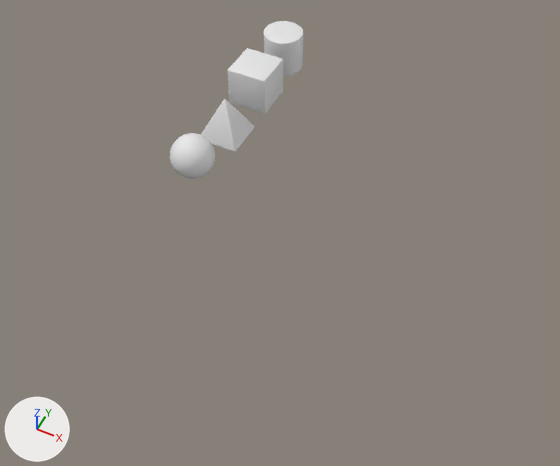
A saved change to the Blender file resources/Figures.blend.
One viewpoint serves both versions: a 50 mm camera at (7.4, -11.99, 11.64) aimed at (2.38, -1.95, -0.92). Lighting does not change. The marker at lower left points along +X, +Y and +Z.

The scene before the commit, as lines of its bpy script (objects in view):
```python
me_cube = bpy.data.meshes.new('Cube')
me_cube.from_pydata(...)  # 96 vertices, 98 faces; spans x -0.5..0.5, y -0.5..0.5, z -0.5..0.5
me_cube.polygons.foreach_set('use_smooth', [True] * 98)
me_cylinder = bpy.data.meshes.new('Cylinder')
me_cylinder.from_pydata(...)  # 256 vertices, 226 faces; spans x -0.5..0.5, y -0.5..0.5, z -0.5..0.5
me_cylinder.polygons.foreach_set('use_smooth', [True] * 226)
me_pyramid = bpy.data.meshes.new('Pyramid')
me_pyramid.from_pydata(...)  # 64 vertices, 66 faces; spans x -0.5..0.5, y -0.5..0.5, z -0.5..0.5
me_pyramid.polygons.foreach_set('use_smooth', [True] * 66)
me_pyramid.materials.append(mat_material)  # white #e7e7e7
me_sphere = bpy.data.meshes.new('Sphere')
me_sphere.from_pydata(...)  # a UV sphere (32 segments, 16 rings, poles along z) spanning x -0.5..0.5, y -0.5..0.5, z -0.5..0.5
me_sphere.polygons.foreach_set('use_smooth', [True] * 512)
ob_cube = bpy.data.objects.new('Cube', me_cube)
ob_cube.location = (0.0, 1.5, 0.0)
ob_cylinder = bpy.data.objects.new('Cylinder', me_cylinder)
ob_cylinder.location = (0.0, 3.0, 0.0)
ob_pyramid = bpy.data.objects.new('Pyramid', me_pyramid)
ob_pyramid.location = (0.0, 0.0, 0.0)
ob_sphere = bpy.data.objects.new('Sphere', me_sphere)
ob_sphere.location = (0.0, -1.5, 0.0)
```
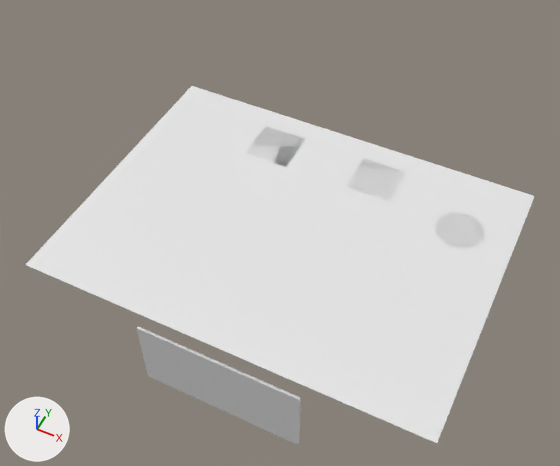
The newer file is also turned or shifted as a whole; pictures and numbers use the older file's frame.

What changed in the scene script:
```text
Add me_board:
    me_board.from_pydata([(-1.64, 0.7, -1.9), (-1.64, 0.7, 1.39), (-1.6, 2.7, -1.81), (-1.6, 2.7, 1.3), (1.64, 0.7, -1.9), (1.64, 0.7, 1.39), (1.6, 2.7, -1.81), (1.6, 2.7, 1.3), (-1.64, 2.7, 1.39), (-1.64, 2.7, -1.9), (1.64, 2.7, -1.9), (1.64, 2.7, 1.39), (-1.6, 2.19, 1.3), (-1.6, 2.19, -1.81), (1.6, 2.19, -1.81), (1.6, 2.19, 1.3)], [], [(0, 1, 8, 9), (3, 7, 15, 12), (10, 11, 5, 4), (4, 5, 1, 0), (9, 10, 4, 0), (11, 8, 1, 5), (3, 2, 9, 8), (2, 6, 10, 9), (7, 3, 8, 11), (6, 7, 11, 10), (13, 12, 15, 14), (2, 3, 12, 13), (7, 6, 14, 15), (6, 2, 13, 14)])
Add me_ground:
    me_ground.from_pydata([(-1.0, -1.0, 0.0), (1.0, -1.0, 0.0), (-1.0, 1.0, 0.0), (1.0, 1.0, 0.0)], [], [(0, 1, 3, 2)])
Change ob_cube:
    ob_cube.location: (0.0, 1.5, 0.0) -> (4.05, -0.88, 0.0)
Change ob_pyramid:
    ob_pyramid.location: (0.0, 0.0, 0.0) -> (1.75, -0.88, 0.0)
    ob_pyramid.rotation_euler: (0.0, 0.0, 0.0) -> (0.0, -3.142, 0.0)  # degrees (0, 0, 0) -> degrees (0, -180, 0)
Change ob_cylinder:
    ob_cylinder.location: (0.0, 3.0, 0.0) -> (6.02, -1.46, 0.0)
Add ob_board:
    ob_board = bpy.data.objects.new('Board', me_board)
    ob_board.location = (3.07, -5.9, -1.0)
    ob_board.rotation_euler = (0.0, -3.142, 0.0)  # degrees (0, -180, 0)
    ob_board.scale = (1.0, 0.0267, 0.5)
Add ob_ground:
    ob_ground = bpy.data.objects.new('Ground', me_ground)
    ob_ground.location = (3.07, -2.9, 0.5)
    ob_ground.rotation_euler = (0.0, -3.142, 0.0)  # degrees (0, -180, 0)
    ob_ground.scale = (4.0, 3.0, 1.0)
```

Pixel boxes [x1, y1, x2, y2] of what changed, in the pictures (560 x 466 px):
'Ground', added
    after: [26, 86, 535, 443]
'Board', added
    after: [137, 326, 301, 445]
'Cube', moved
    before: [227, 48, 283, 114]
    after: [347, 158, 405, 202]
'Pyramid', moved, turned
    before: [201, 99, 255, 152]
    after: [245, 126, 305, 165]
'Cylinder', moved
    before: [264, 21, 303, 76]
    after: [435, 212, 485, 249]
'Sphere', unchanged, covered by the edit
    before: [170, 133, 215, 179]
